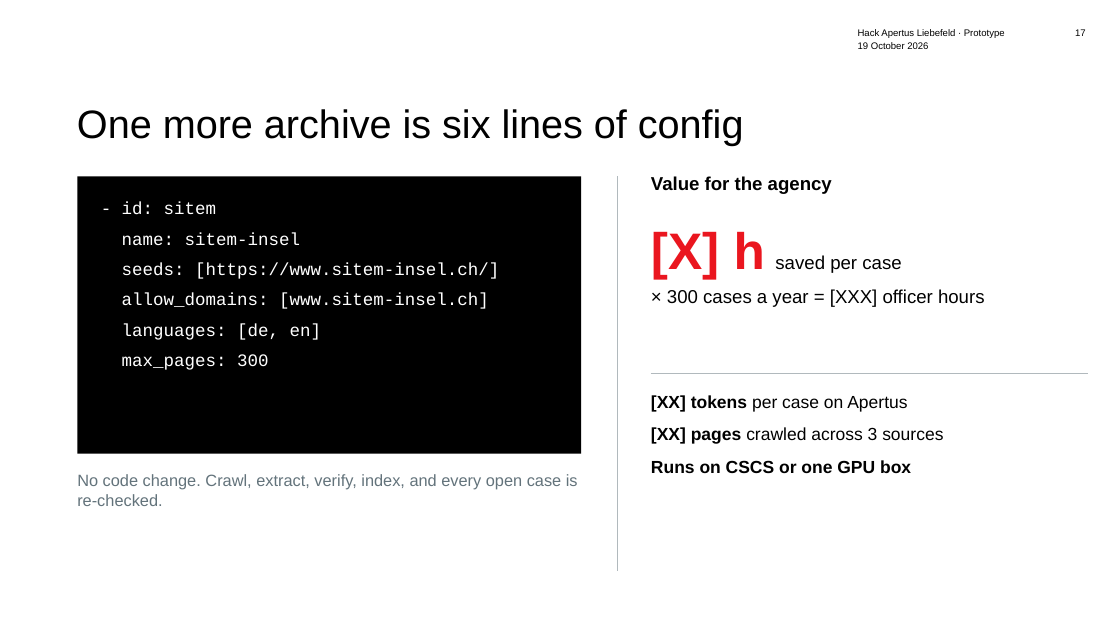
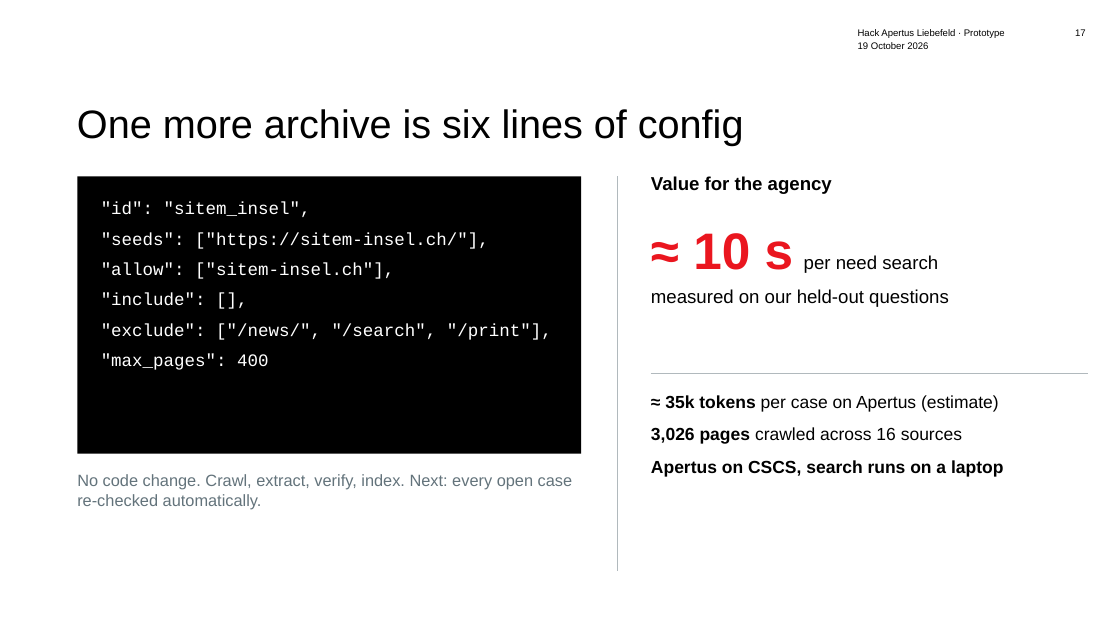
Before and after one commit to beSaif/mutz, a slide deck: slide 17 of research/Mutz_Pitch_lean_animated.pptx. Drawn at 1120x630 pixels with LibreOffice and Linux fonts; fonts in the diff are those of the drawing; background and template pictures are left out. Boxes give left, top, right and bottom in pixels: in the first picture for what was removed or moved away, otherwise in the second. Text is boxed around its words. In the diff, an @@ line names an element or a change of style, - is before the commit and + after.

```diff
--- a/research/Mutz_Pitch_lean_animated.pptx
+++ b/research/Mutz_Pitch_lean_animated.pptx
@@ text at box(101, 202, 552, 370): text changed @@
-- id: sitem
-name: sitem-insel
-seeds: [https://www.sitem-insel.ch/]
-allow_domains: [www.sitem-insel.ch]
-languages: [de, en]
-max_pages: 300
+"id": "sitem_insel",
+"seeds": ["https://sitem-insel.ch/"],
+"allow": ["sitem-insel.ch"],
+"include": [],
+"exclude": ["/news/", "/search", "/print"],
+"max_pages": 400
@@ text at box(651, 233, 949, 307): text changed @@
-[X] h saved per case
-× 300 cases a year = [XXX] officer hours
+≈ 10 s per need search
+measured on our held-out questions
@@ text at box(651, 395, 1003, 477): text changed @@
-[XX] tokens per case on Apertus
-[XX] pages crawled across 3 sources
-Runs on CSCS or one GPU box
+≈ 35k tokens per case on Apertus (estimate)
+3,026 pages crawled across 16 sources
+Apertus on CSCS, search runs on a laptop
@@ text at box(77, 474, 573, 510): text changed @@
-No code change. Crawl, extract, verify, index, and every open case is re-checked.
+No code change. Crawl, extract, verify, index. Next: every open case re-checked automatically.
```
Also in this commit, not shown: 9 other slides changed, 7 other files.
